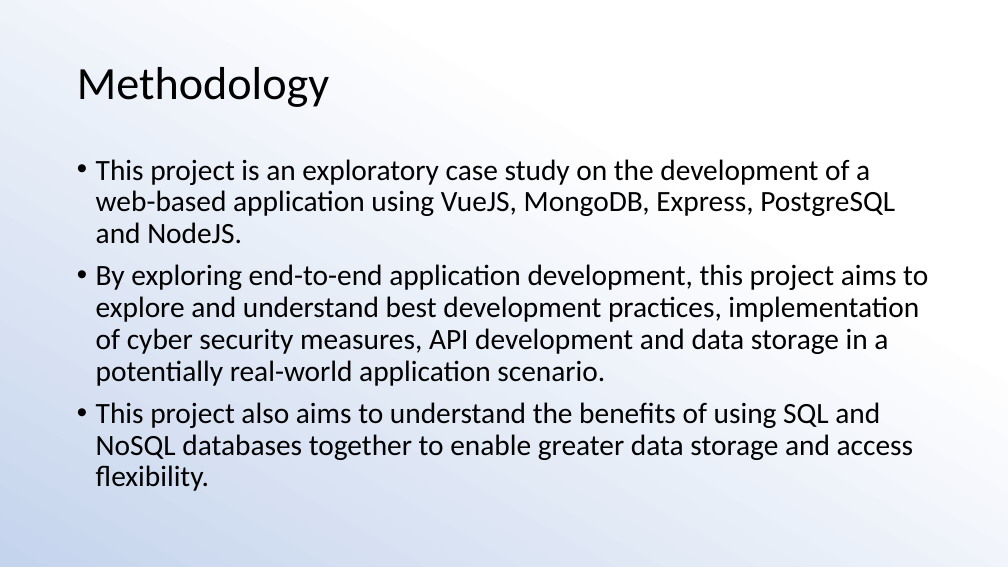
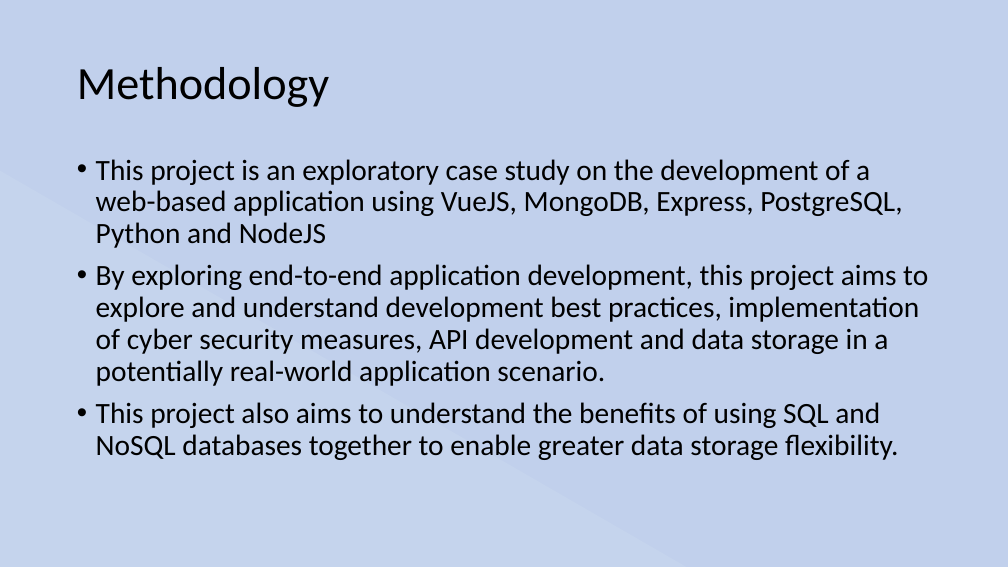
Before and after one commit to Stu-Gotz/pgmp, a slide deck: slide 5 of Presentation.pptx. Drawn at 1008x567 pixels with LibreOffice and Linux fonts; fonts in the diff are those of the drawing. Boxes give left, top, right and bottom in pixels: in the first picture for what was removed or moved away, otherwise in the second. Text is boxed around its words. In the diff, an @@ line names an element or a change of style, - is before the commit and + after.

```diff
--- a/Presentation.pptx
+++ b/Presentation.pptx
@@ background gradient #FFFFFF to #C5D4ED to #CFDBF0 to #ABC0E4 to #C7D5ED to gradient #C1D0EC to #C5D4ED to #CFDBF0 to #ABC0E4 to #C7D5ED @@
@@ text at <box>96,159,928,460</box>: text changed @@
-• This project is an exploratory case study on the development of a web-based application using VueJS, MongoDB, Express, PostgreSQL and NodeJS.
-• By exploring end-to-end application development, this project aims to explore and understand best development practices, implementation of cyber security measures, API development and data storage in a potentially real-world application scenario.
-• This project also aims to understand the benefits of using SQL and NoSQL databases together to enable greater data storage and access flexibility.
+• This project is an exploratory case study on the development of a web-based application using VueJS, MongoDB, Express, PostgreSQL, Python and NodeJS
+• By exploring end-to-end application development, this project aims to explore and understand development best practices, implementation of cyber security measures, API development and data storage in a potentially real-world application scenario.
+• This project also aims to understand the benefits of using SQL and NoSQL databases together to enable greater data storage flexibility.
```
Also in this commit, not shown: 17 other slides changed, 1 slide added, 1 slide removed, 1 other file.
